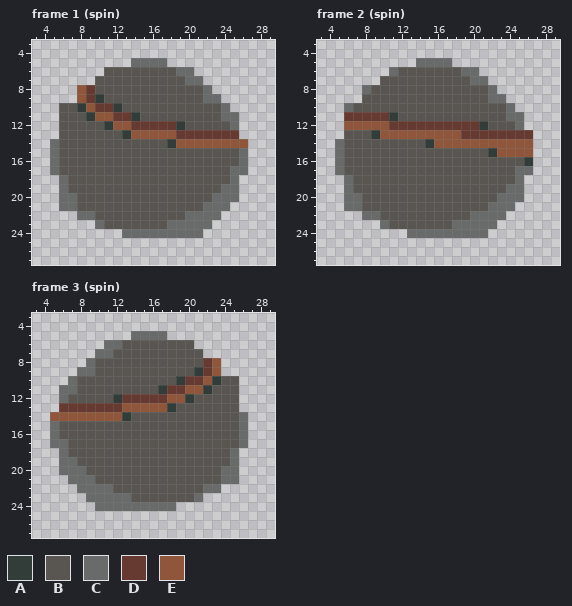
Pixel-art file: assets/sprites/SPIKE_blob_pickup.aseprite. Above: the version before the commit.
32x32 pixels, 4 frames. Shown: frame 1 (spin): x 3..29, y 3..27; frame 2 (spin): x 3..29, y 3..27; frame 3 (spin): x 3..29, y 3..27. The commit also changed other frames, which this record leaves out.
Palette (. is transparent): A #323c39  B #595652  C #696a6a  D #663931  E #8f563b
Pixels before, frame 1 (spin), first column x 5:
 5 .........CCCC.........
 6 ......BBBBBBBBCC......
 7 .....BBBBBBBBBBCC.....
 8 ...EDBBBBBBBBBBBBC....
 9 ...EDABBBBBBBBBBBCC...
10 .BBAEDDABBBBBBBBBBBC..
11 .BBBAEEDDABBBBBBBBBCC.
12 .BBBBBAEEDDDDDABBBBBC.
13 .BBBBBBBAEEEEEDDDDDDD.
14 CBBBBBBBBBBBBAEEEEEEEE
15 CBBBBBBBBBBBBBBBBBBBBC
16 CBBBBBBBBBBBBBBBBBBBBC
17 CBBBBBBBBBBBBBBBBBBBCC
18 .CBBBBBBBBBBBBBBBBBBC.
19 .CBBBBBBBBBBBBBBBBBCC.
20 .CCBBBBBBBBBBBBBBBCCC.
21 .CCBBBBBBBBBBBBBBCCC..
22 ...CCBBBBBBBBBBCCCC...
23 .....CBBBBBBBCCCCC....
24 ........CCCCCCCCC.....
Pixels before, frame 2 (spin), first column x 5:
 5 .........CCCC.........
 6 ......CBBBBBBBCC......
 7 .....BBBBBBBBBBCC.....
 8 ...CBBBBBBBBBBBBBC....
 9 ...BBBBBBBBBBBBBBCC...
10 .CBBBBBBBBBBBBBBBBBC..
11 .DDDDDABBBBBBBBBBBBCC.
12 .EEEEEDDDDDDDDDDABBBC.
13 .BBBAEEEEEEEEEDDDDDDDD
14 CBBBBBBBBBAEEEEEEEEEEE
15 CBBBBBBBBBBBBBBBBAEEEE
16 CBBBBBBBBBBBBBBBBBBBBA
17 CBBBBBBBBBBBBBBBBBBBCC
18 .CBBBBBBBBBBBBBBBBBBC.
19 .CBBBBBBBBBBBBBBBBBCC.
20 .CCBBBBBBBBBBBBBBBCCC.
21 .CCBBBBBBBBBBBBBBCCC..
22 ...CCBBBBBBBBBBCCCC...
23 .....CBBBBBBBCCCCC....
24 ........CCCCCCCCC.....
Pixels before, frame 3 (spin), first column x 5:
 5 .........CCCC.........
 6 ......CCBBBBBBBB......
 7 .....CCBBBBBBBBBB.....
 8 ....CBBBBBBBBBBBBDE...
 9 ...CCBBBBBBBBBBBADE...
10 ..CBBBBBBBBBBBADDEABB.
11 .CCBBBBBBBBBADDEEABBB.
12 .CBBBBBADDDDDEEABBBBB.
13 .DDDDDDDEEEEEABBBBBBB.
14 EEEEEEEEABBBBBBBBBBBBC
15 CBBBBBBBBBBBBBBBBBBBBC
16 CBBBBBBBBBBBBBBBBBBBBC
17 CCBBBBBBBBBBBBBBBBBBBC
18 .CBBBBBBBBBBBBBBBBBBC.
19 .CCBBBBBBBBBBBBBBBBBC.
20 .CCCBBBBBBBBBBBBBBBCC.
21 ..CCCBBBBBBBBBBBBBBCC.
22 ...CCCCBBBBBBBBBBCC...
23 ....CCCCCBBBBBBBC.....
24 .....CCCCCCCCC........
After the commit:
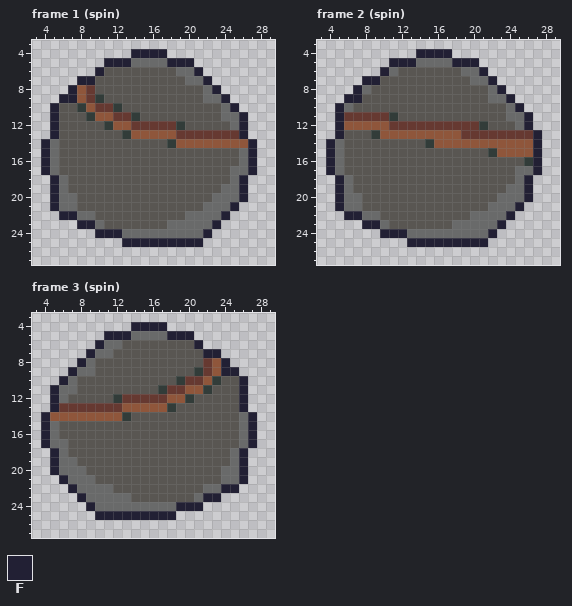
Colours new in this view: F #222034
Diff:
Changed rows in their new state; - is an unchanged pixel.
Frame 1 (spin):
first column x 4:
 4 ----------FFFF----------
 5 -------FFF----FFF-------
 6 ------F----------F------
 7 ----FF------------F-----
 8 ---F---------------F----
 9 --FF----------------F---
10 -F-------------------F--
11 -F--------------------F-
12 -F--------------------F-
13 -F--------------------F-
14 F----------------------F
15 F----------------------F
16 F----------------------F
17 F----------------------F
18 -F--------------------F-
19 -F--------------------F-
20 -F--------------------F-
21 -F-------------------F--
22 --FF----------------F---
23 ----FF-------------F----
24 ------FFF---------F-----
25 ---------FFFFFFFFF------
Frame 2 (spin):
first column x 4:
 4 ----------FFFF----------
 5 -------FFF----FFF-------
 6 ------F----------F------
 7 ----FF------------F-----
 8 ---F---------------F----
 9 --FF----------------F---
10 -F-------------------F--
11 -F--------------------F-
12 -F--------------------F-
13 -F---------------------F
14 F----------------------F
15 F----------------------F
16 F----------------------F
17 F----------------------F
18 -F--------------------F-
19 -F--------------------F-
20 -F--------------------F-
21 -F-------------------F--
22 --FF----------------F---
23 ----FF-------------F----
24 ------FFF---------F-----
25 ---------FFFFFFFFF------
Frame 3 (spin):
first column x 4:
 4 ----------FFFF----------
 5 -------FFF----FFF-------
 6 ------F----------F------
 7 -----F------------FF----
 8 ----F---------------F---
 9 ---F----------------FF--
10 --F-------------------F-
11 -F--------------------F-
12 -F--------------------F-
13 -F--------------------F-
14 F----------------------F
15 F----------------------F
16 F----------------------F
17 F----------------------F
18 -F--------------------F-
19 -F--------------------F-
20 -F--------------------F-
21 --F-------------------F-
22 ---F----------------FF--
23 ----F-------------FF----
24 -----F---------FFF------
25 ------FFFFFFFFF---------
Pixel boxes of the changes (left, top, right, bottom) in both pictures:
added: (41, 49, 257, 247)
added: (326, 49, 542, 247)
added: (41, 322, 257, 520)
